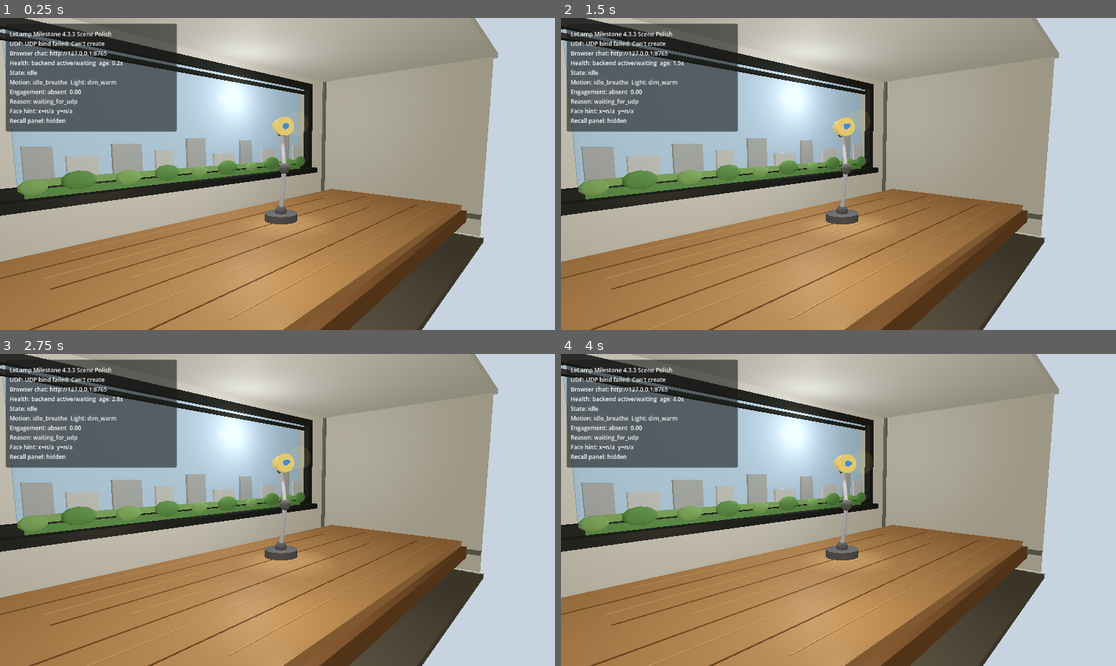
Above: before the commit, frames 1-4 (two rows, left to right).
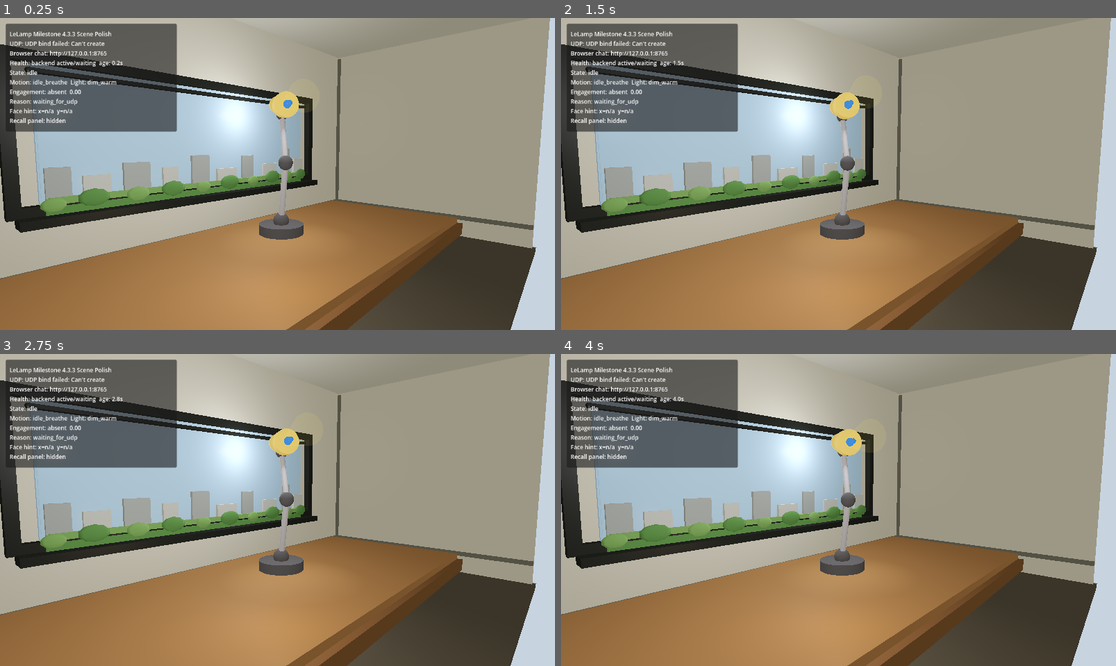
Above: after the commit, the same moments.

Repository: R-umaria/LeLamp-SW-CV-Challenge
Game: Godot game, scene res://scenes/Main.tscn
Same seed, same stepped clock (60 frames per second), same inputs: the game is played once before the commit and once after it.
Inputs:
- Up to frame 1 (0.25 s): no input
- Up to frame 2 (1.5 s): no input
- Up to frame 3 (2.75 s): tap Enter at 2 s
- Up to frame 4 (4 s): no input

The runs differ from the first frame. In frame 1, 36% of the frame differs, in the area x 0-100%, y 0-100%; in frame 2, 36%; in frame 3, 36%; in frame 4, 36%.

Commit message:
refactor: Milestone4.3.4 -- scene enhancements

Diff:
--- a/frontend_godot/scripts/Main.gd
+++ b/frontend_godot/scripts/Main.gd
@@ -2,9 +2,9 @@
 
 @export var response_visible_seconds: float = 8.0
 @export var backend_stale_timeout_seconds: float = 60.0
-@export var camera_position: Vector3 = Vector3(3.05, 1.18, -2.85)
-@export var camera_target: Vector3 = Vector3(-0.28, 0.68, 0.15)
-@export var camera_fov_degrees: float = 54.0
+@export var camera_position: Vector3 = Vector3(3.35, 1.38, -3.15)
+@export var camera_target: Vector3 = Vector3(-0.24, 0.92, 0.12)
+@export var camera_fov_degrees: float = 52.0
 
 @onready var udp_receiver: Node = $UdpCommandReceiver
 @onready var lamp: Node3D = $LampRig
@@ -48,10 +48,10 @@
 
 
 func _setup_camera_lamp_and_light() -> void:
-	# Scene composition follows the reference image: the lamp is small on a large
-	# desk, with its local -Z/front side aimed toward a front-right camera.
+	# Scene composition keeps the lamp on the tabletop in front of the window,
+	# but scales it up so it reads clearly as the demo's main embodied agent.
 	lamp.position = Vector3(-0.28, 0.0, 0.08)
-	lamp.scale = Vector3(0.58, 0.58, 0.58)
+	lamp.scale = Vector3(0.82, 0.82, 0.82)
 	lamp.rotation_degrees = Vector3(0.0, -34.0, 0.0)
 
 	camera.position = camera_position
@@ -59,8 +59,8 @@
 	camera.fov = camera_fov_degrees
 	camera.current = true
 
-	# Soft daylight comes from the window side. The fill light keeps the arm joints
-	# readable without making the room look like a debug scene.
+	# Soft daylight comes from the window side. The fill light keeps the enlarged
+	# lamp readable without flattening the taller room.
 	sun.rotation_degrees = Vector3(-42.0, -18.0, 0.0)
 	sun.light_energy = 1.18
 	sun.shadow_enabled = true
@@ -86,9 +86,9 @@
 	var dark_frame_material: StandardMaterial3D = _make_env_material(Color(0.16, 0.17, 0.16), 0.42)
 	var sky_material: StandardMaterial3D = _make_env_material(Color(0.70, 0.84, 0.98), 0.95)
 	var glass_material: StandardMaterial3D = _make_translucent_env_material(Color(0.74, 0.88, 1.0, 0.30), 0.18)
-	var wood_material: StandardMaterial3D = _make_env_material(Color(0.70, 0.52, 0.34), 0.47)
-	var wood_dark_material: StandardMaterial3D = _make_env_material(Color(0.47, 0.33, 0.20), 0.55)
-	var wood_light_material: StandardMaterial3D = _make_env_material(Color(0.78, 0.61, 0.41), 0.50)
+	var wood_material: StandardMaterial3D = _make_env_material(Color(0.66, 0.49, 0.32), 0.58)
+	var wood_dark_material: StandardMaterial3D = _make_env_material(Color(0.50, 0.36, 0.23), 0.60)
+	var wood_light_material: StandardMaterial3D = _make_env_material(Color(0.66, 0.49, 0.32), 0.58)
 	var building_material: StandardMaterial3D = _make_env_material(Color(0.66, 0.69, 0.70), 0.75)
 	var distant_building_material: StandardMaterial3D = _make_env_material(Color(0.78, 0.80, 0.80), 0.80)
 	var tree_material: StandardMaterial3D = _make_env_material(Color(0.38, 0.58, 0.32), 0.82)
@@ -104,18 +104,20 @@
 
 
 func _build_room_shell(root: Node3D, wall_material: Material, ceiling_material: Material, floor_material: Material, trim_material: Material) -> void:
-	root.add_child(_box_mesh("BackWall", Vector3(6.8, 3.1, 0.10), Vector3(0.0, 1.02, 1.42), wall_material))
-	root.add_child(_box_mesh("LeftWall", Vector3(0.10, 3.1, 3.45), Vector3(-3.35, 1.02, -0.25), wall_material))
-	root.add_child(_box_mesh("Ceiling", Vector3(6.9, 0.08, 3.55), Vector3(0.0, 2.60, -0.25), ceiling_material))
-	root.add_child(_box_mesh("Floor", Vector3(6.9, 0.08, 3.55), Vector3(0.0, -0.62, -0.25), floor_material))
-	root.add_child(_box_mesh("BackBaseboard", Vector3(6.75, 0.08, 0.08), Vector3(0.0, -0.18, 1.34), trim_material))
-	root.add_child(_box_mesh("LeftBaseboard", Vector3(0.09, 0.08, 3.45), Vector3(-3.29, -0.18, -0.25), trim_material))
-	root.add_child(_box_mesh("LeftBackCornerTrim", Vector3(0.08, 3.05, 0.08), Vector3(-3.29, 1.02, 1.34), trim_material))
+	# Taller and wider shell: the lamp no longer feels squeezed under a low ceiling.
+	root.add_child(_box_mesh("BackWall", Vector3(8.6, 4.25, 0.10), Vector3(0.0, 1.52, 1.58), wall_material))
+	root.add_child(_box_mesh("LeftWall", Vector3(0.10, 4.25, 4.65), Vector3(-4.25, 1.52, -0.42), wall_material))
+	root.add_child(_box_mesh("Ceiling", Vector3(8.7, 0.08, 4.75), Vector3(0.0, 3.68, -0.42), ceiling_material))
+	root.add_child(_box_mesh("Floor", Vector3(8.7, 0.08, 4.75), Vector3(0.0, -0.62, -0.42), floor_material))
+	root.add_child(_box_mesh("BackBaseboard", Vector3(8.55, 0.08, 0.08), Vector3(0.0, -0.18, 1.50), trim_material))
+	root.add_child(_box_mesh("LeftBaseboard", Vector3(0.09, 0.08, 4.65), Vector3(-4.19, -0.18, -0.42), trim_material))
+	root.add_child(_box_mesh("LeftBackCornerTrim", Vector3(0.08, 4.15, 0.08), Vector3(-4.19, 1.52, 1.50), trim_material))
 
 
 func _build_reference_desk(root: Node3D, wood_material: Material, wood_dark_material: Material, wood_light_material: Material, handle_material: Material) -> void:
 	# Tabletop top surface is y=0.0 so the existing lamp rig can sit on it without
-	# changing animation joint offsets.
+	# changing animation joint offsets. The desk is intentionally plain: no
+	# procedural grain strips or texture overlays.
 	root.add_child(_box_mesh("WideWoodTabletop", Vector3(6.55, 0.16, 2.75), Vector3(0.0, -0.08, -0.30), wood_material))
 	root.add_child(_box_mesh("TableFrontThickEdge", Vector3(6.62, 0.20, 0.12), Vector3(0.0, -0.20, -1.70), wood_dark_material))
 	root.add_child(_box_mesh("TableRightSideEdge", Vector3(0.14, 0.18, 2.76), Vector3(3.22, -0.19, -0.30), wood_dark_material))
@@ -125,17 +127,6 @@
 	root.add_child(_box_mesh("RightDrawerBlock", Vector3(1.35, 0.56, 0.13), Vector3(1.70, -0.58, -1.50), wood_material))
 	root.add_child(_box_mesh("RightDrawerTopLine", Vector3(1.32, 0.035, 0.145), Vector3(1.70, -0.31, -1.585), wood_light_material))
 	root.add_child(_box_mesh("RightDrawerHandle", Vector3(0.38, 0.08, 0.04), Vector3(1.70, -0.58, -1.61), handle_material))
-	_add_table_grain(root, wood_light_material, wood_dark_material)
-
-
-func _add_table_grain(root: Node3D, light_material: Material, dark_material: Material) -> void:
-	var z_values: Array[float] = [-1.34, -1.06, -0.78, -0.51, -0.24, 0.03, 0.30, 0.58, 0.86]
-	for index: int in range(z_values.size()):
-		var z_value: float = z_values[index]
-		var x_offset: float = -0.55 + float(index % 4) * 0.34
-		var length: float = 4.8 + float(index % 3) * 0.35
-		var grain_material: Material = light_material if index % 2 == 0 else dark_material
-		root.add_child(_box_mesh("TabletopGrain_%02d" % index, Vector3(length, 0.006, 0.012), Vector3(x_offset, 0.004, z_value), grain_material))
 
 
 func _build_large_window(root: Node3D, frame_material: Material, sky_material: Material, glass_material: Material) -> void:
Not shown, changed: docs/milestone4_3_3_expressive_polish.md
Not shown, changed: frontend_godot/README.md
